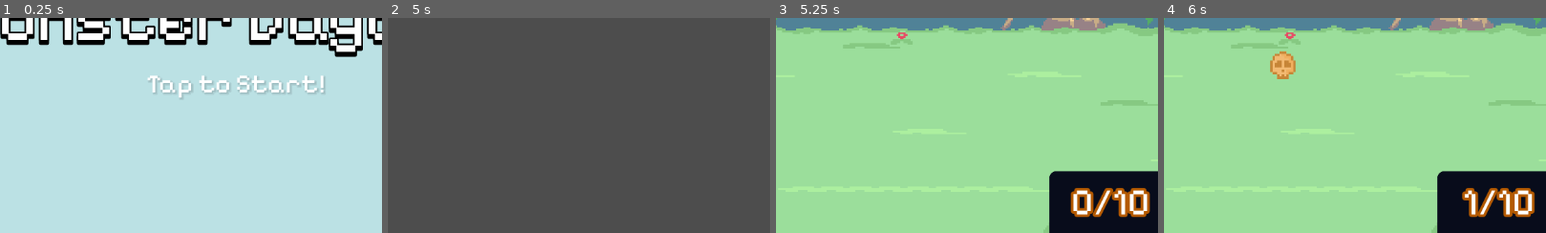
Above: before the commit, frames 1-4 (left to right).
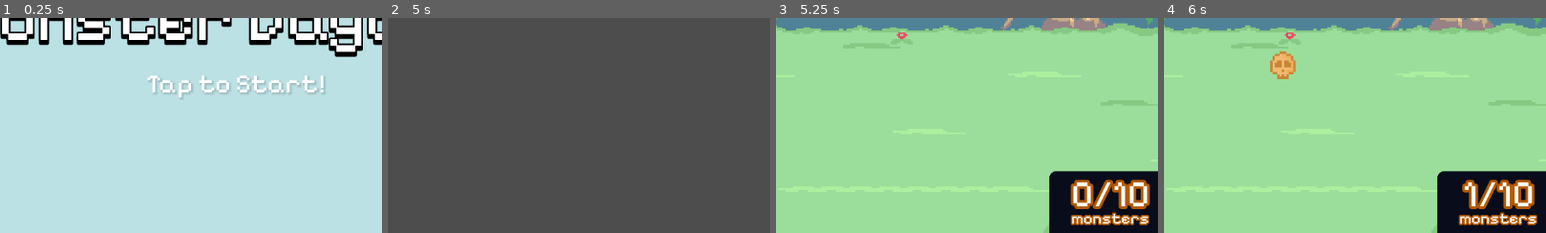
Above: after the commit, the same moments.

Repository: verstraate/monster-daycare
Game: Godot game, scene res://_Scenes/MainMenu/main_menu.tscn
The game is run twice, just before and just after one commit, with the same random seed, the same clock (stepped at 60 frames per second) and the same inputs.
Inputs (mouse positions are % of the whole screen's width and height, from its top left):
- Up to frame 1 (0.25 s): no input
- Up to frame 2 (5 s): click (50, 50) at 0.5 s; click (65, 11) at 1.25 s; click "Gnome" at 2 s; click "Salamander" at 2.75 s; click "Sylph" at 3.5 s; click "Undine" at 4.25 s
- Up to frame 3 (5.25 s): click (65, 11) at 5 s
- Up to frame 4 (6 s): click "Gnome" at 5.75 s
The pictures show only the part of the screen within x 19-69%, y 50-100%; the shares and areas given below are measured in that part.

Frames 1-2 are identical in both runs. In frame 3, 3.3% of the frame differs, in the area x 77-98%, y 75-97%; in frame 4, 2.9%.

Commit message:
fix: Made monster capacity display more clear

Diff:
--- a/_Scenes/Enclosure/Enclosure.tscn
+++ b/_Scenes/Enclosure/Enclosure.tscn
@@ -1,8 +1,11 @@
-[gd_scene load_steps=4 format=3 uid="uid://bpe832yd2m07l"]
+[gd_scene load_steps=5 format=3 uid="uid://bpe832yd2m07l"]
 
 [ext_resource type="Texture2D" uid="uid://dvvogl73722t3" path="res://Assets/Sprites/enclosure_plains.png" id="1_huus6"]
 [ext_resource type="Script" path="res://_Scenes/Enclosure/enclosure.gd" id="1_k38wq"]
 [ext_resource type="Theme" uid="uid://dohb18b6b0d0d" path="res://_Scenes/Enclosure/enclosure.tres" id="2_sjpky"]
+
+[sub_resource type="StyleBoxFlat" id="StyleBoxFlat_qgp4b"]
+bg_color = Color(0.6, 0.6, 0.6, 0)
 
 [node name="Enclosure" type="Control" groups=["Persist"]]
 layout_mode = 3
@@ -51,4 +54,25 @@
 theme = ExtResource("2_sjpky")
 text = "10 / 10"
 horizontal_alignment = 1
-vertical_alignment = 1
+
+[node name="MonsterLabel" type="Label" parent="."]
+unique_name_in_owner = true
+texture_filter = 1
+layout_mode = 1
+anchors_preset = -1
+anchor_left = 1.0
+anchor_top = 0.856
+anchor_right = 1.0
+anchor_bottom = 1.0
+offset_left = -184.0
+offset_top = 0.311951
+offset_bottom = -7.00006
+grow_horizontal = 2
+grow_vertical = 2
+theme = ExtResource("2_sjpky")
+theme_override_constants/outline_size = 8
+theme_override_font_sizes/font_size = 24
+theme_override_styles/normal = SubResource("StyleBoxFlat_qgp4b")
+text = "monsters"
+horizontal_alignment = 1
+vertical_alignment = 2
